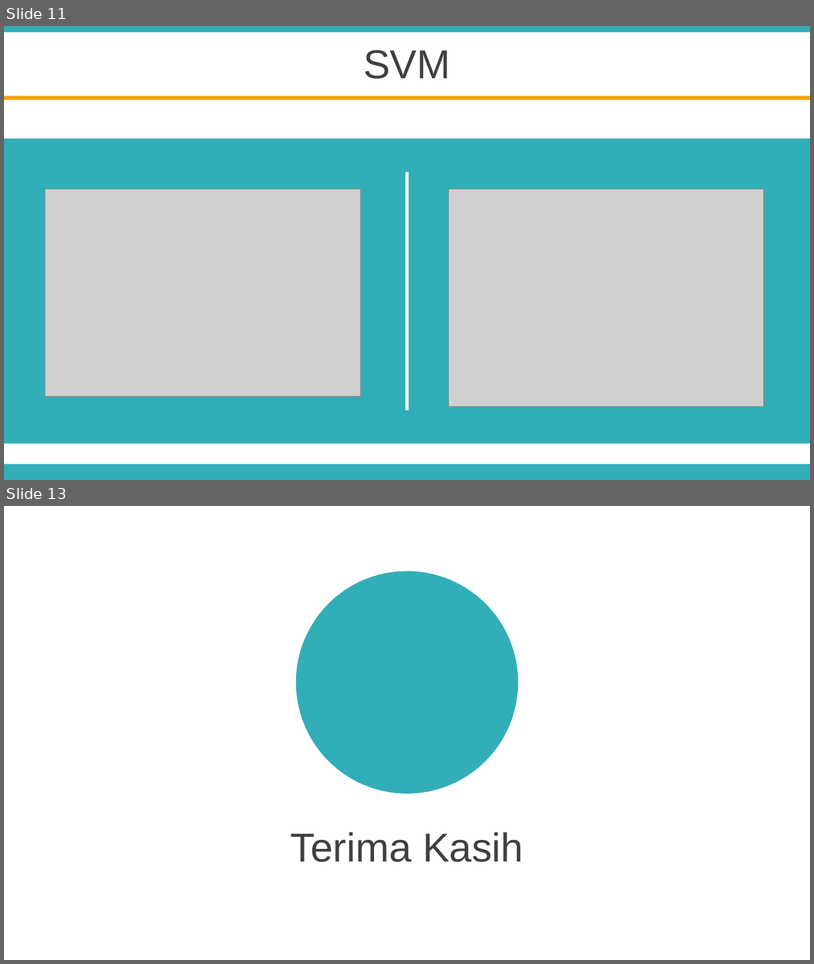
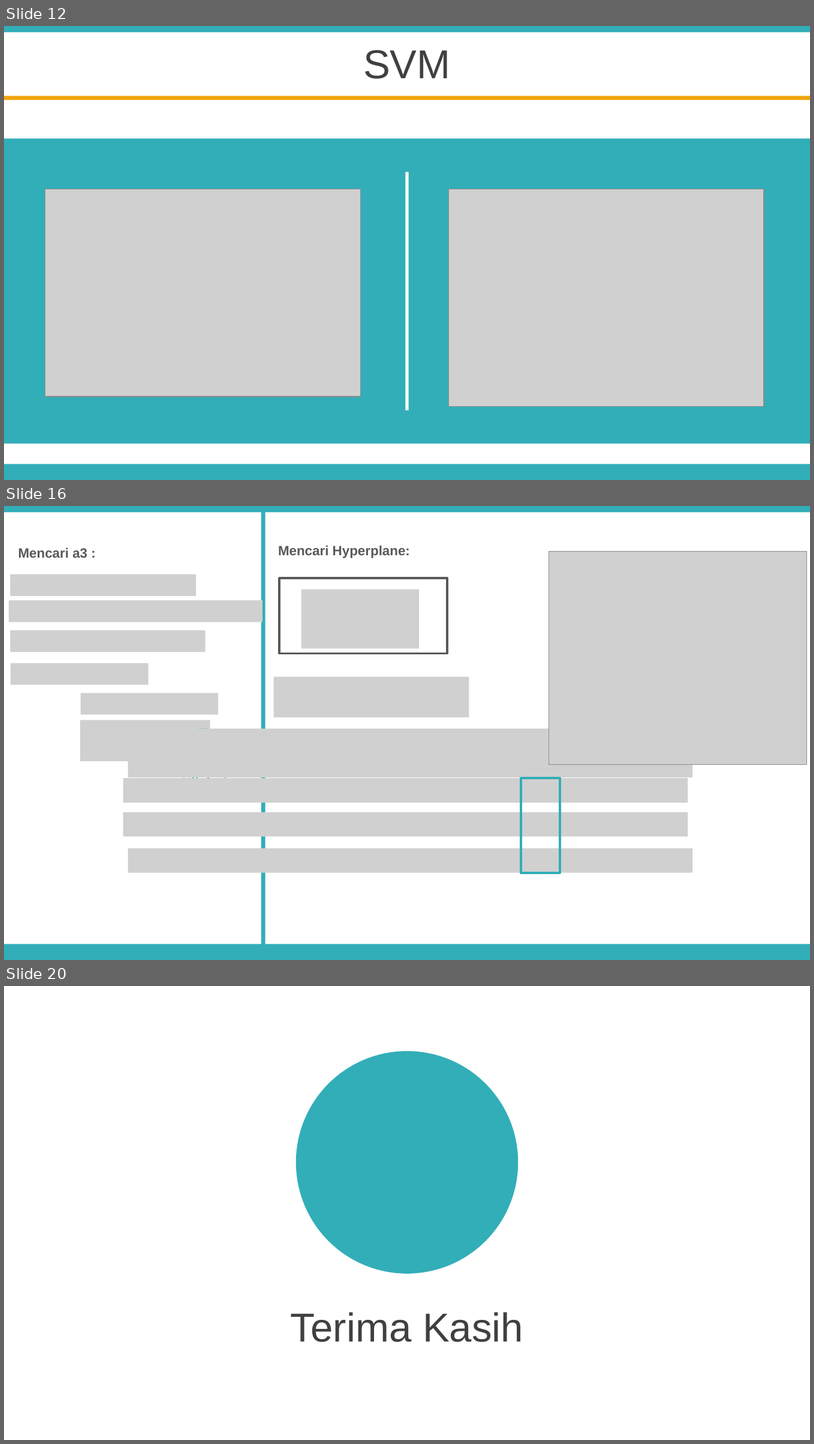
Before and after one commit to Elbaayu27/TugasAkhir, a slide deck: SIDANG/PPT SIDANG.pptx. Shown one above the other, each under a label of ours: slides 11 and 13 before the commit, slides 12, 16 and 20 after it; the slides between them are not shown. The pictures are 814x964 and 814x1444 pixels, drawn with LibreOffice and Linux fonts; fonts in the diff are those of the drawing; grey boxes stand for pictures; background and template pictures are left out. Boxes give left, top, right and bottom in pixels: in the first picture for what was removed or moved away, otherwise in the second. Text is boxed around its words. In the diff, an @@ line names an element or a change of style, - is before the commit and + after.

```diff
--- a/SIDANG/PPT SIDANG.pptx
+++ b/SIDANG/PPT SIDANG.pptx
@@ slide 16 added at (x1=4, y1=506, x2=810, y2=960), background #FFFFFF; not listed: 2 template elements that a slide beside it also shows @@
@@ rectangle added at (x1=261, y1=506, x2=265, y2=949), fill #32AEB8 @@
@@ text added at (x1=18, y1=548, x2=87, y2=558), 12 pt, text #595959, bold @@
+Mencari a3 :
@@ text added at (x1=278, y1=546, x2=410, y2=558), 12 pt, text #595959, bold @@
+Mencari Hyperplane:
@@ picture added at (x1=549, y1=551, x2=807, y2=764) @@
@@ picture added at (x1=11, y1=574, x2=197, y2=597) @@
@@ rectangle added at (x1=280, y1=578, x2=447, y2=653), outline #595959 2 pt @@
@@ picture added at (x1=302, y1=589, x2=419, y2=649) @@
@@ picture added at (x1=9, y1=600, x2=263, y2=622) @@
@@ picture added at (x1=11, y1=630, x2=206, y2=652) @@
@@ picture added at (x1=11, y1=663, x2=149, y2=685) @@
@@ picture added at (x1=274, y1=677, x2=469, y2=717) @@
@@ picture added at (x1=81, y1=693, x2=219, y2=715) @@
@@ picture added at (x1=80, y1=720, x2=210, y2=761) @@
@@ picture added at (x1=128, y1=729, x2=693, y2=778) @@
@@ ellipse added at (x1=176, y1=729, x2=229, y2=757), outline #32AEB8 2 pt @@
@@ picture added at (x1=123, y1=778, x2=689, y2=802) @@
@@ text added at (x1=182, y1=777, x2=229, y2=778), 12 pt, text #32AEB8, bold @@
+Nilai a3
@@ rectangle added at (x1=521, y1=778, x2=560, y2=872), outline #32AEB8 2 pt @@
@@ picture added at (x1=123, y1=811, x2=689, y2=836) @@
@@ picture added at (x1=128, y1=848, x2=693, y2=872) @@
@@ what was slide 11 is now slide 12 @@
@@ what was slide 13 is now slide 20 @@
```
Also in this commit, not shown: 1 slide changed, 8 other slides added, 2 slides removed, 3 other files.
